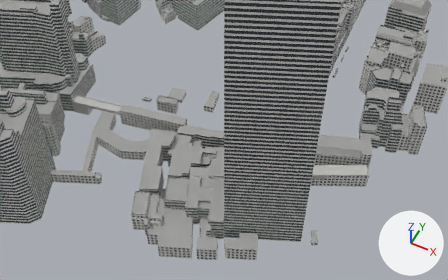
Two versions of the glTF model assets/context/core/web/context_core.glb, one commit apart.
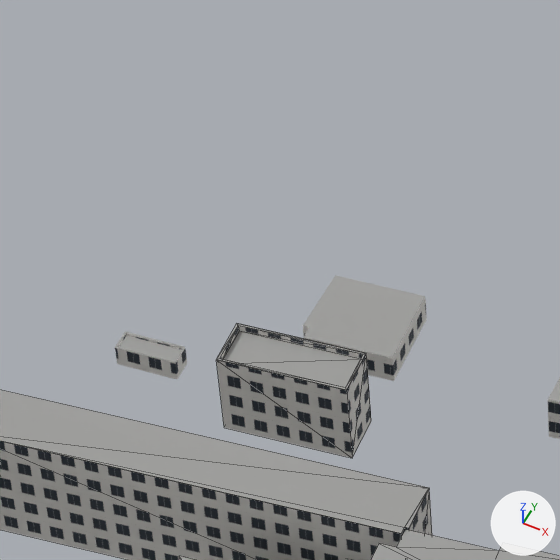
There are two pictures of each version: one from a camera (50 mm lens) standing at (261.2, -401.9, 409.4) and looking at (106.6, -92.7, 22.9), one close up on the part from 28% to 46% of the width and 17% to 46% of the height. Lighting does not change. The marker at lower right points along +X, +Y and +Z. The first two pictures are the older version. The close-ups show mesh edges as thin lines. Vertices at exactly the same position are counted once.

Names of what the first close-up shows: 'core__ctx_roof', 'core__ctx_wall_punched_b', 'station__ctx_roof', 'station__ctx_wall_punched_a' and 1 more.
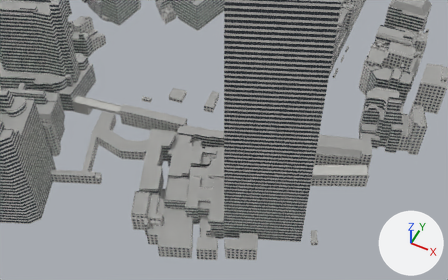
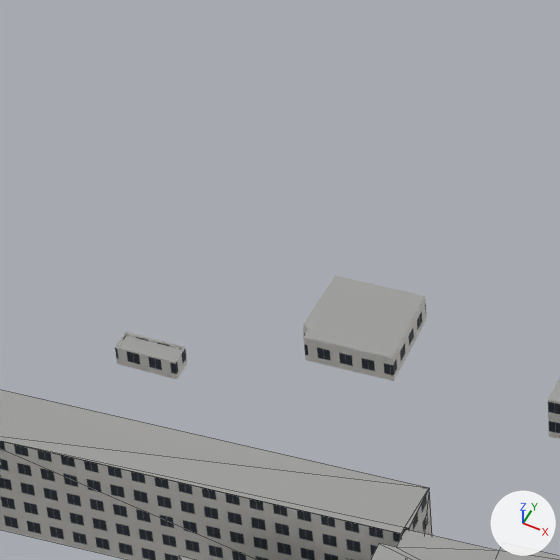
What differs and where, as boxes (x1, y1, x2, y2) in the close-ups (560 x 560 px):
```json
{"object": "station__ctx_wall_punched_a", "change": "reshaped", "before": [0, 326, 432, 560], "after": [0, 441, 432, 560]}
{"object": "station__ctx_roof", "change": "reshaped", "before": [0, 323, 560, 560], "after": [0, 390, 560, 560]}
{"part": 1, "of": "me_station__ctx_roof", "change": "deleted", "before": [217, 323, 366, 390]}
{"part": 2, "of": "me_station__ctx_roof", "change": "deleted", "before": [224, 331, 360, 388]}
{"part": 3, "of": "me_station__ctx_wall_punched_a", "change": "deleted", "before": [216, 355, 371, 458]}
{"part": 4, "of": "me_station__ctx_wall_punched_a", "change": "deleted", "before": [220, 326, 363, 359]}
```

The change, as JSON lines over the scene's bpy script:
```json
{"block": "me_station__ctx_roof", "where": "# used by ob_station__ctx_roof; location = (0.0, 0.0, 0.0)"}
{"op": "remove", "block": "me_station__ctx_roof", "code": "me_station__ctx_roof.from_pydata(...)  # 302 vertices, 260 faces; spans x 5.0..222.0, y -176.0..-31.0, z 10.0..23.0"}
{"op": "add", "block": "me_station__ctx_roof", "code": "me_station__ctx_roof.from_pydata(...)  # 290 vertices, 250 faces; spans x 5.0..222.0, y -176.0..-31.0, z 10.0..23.0"}
{"block": "me_station__ctx_roof", "change": "me_station__ctx_roof part 1: the loose piece of 8 vertices spanning x 25.0..44.0, y -69.0..-59.0, z 13.0 is deleted"}
{"block": "me_station__ctx_roof", "change": "me_station__ctx_roof part 2: the loose piece of 4 vertices spanning x 25.0..44.0, y -68.0..-59.0, z 12.0 is deleted"}
{"block": "me_station__ctx_wall_punched_a", "where": "# used by ob_station__ctx_wall_punched_a; location = (0.0, 0.0, 0.0)"}
{"op": "remove", "block": "me_station__ctx_wall_punched_a", "code": "me_station__ctx_wall_punched_a.from_pydata(...)  # 28 vertices, 28 faces; spans x 4.6..65.3, y -98.3..-59.1, z 0.1..17.3"}
{"op": "add", "block": "me_station__ctx_wall_punched_a", "code": "me_station__ctx_wall_punched_a.from_pydata(...)  # 12 vertices, 12 faces; spans x 4.6..65.3, y -98.3..-80.2, z 0.1..17.3"}
{"block": "me_station__ctx_wall_punched_a", "change": "me_station__ctx_wall_punched_a part 3: the loose piece of 8 vertices spanning x 24.9..44.0, y -68.9..-59.1, z 0.4..13.1 is deleted"}
{"block": "me_station__ctx_wall_punched_a", "change": "me_station__ctx_wall_punched_a part 4: the loose piece of 8 vertices spanning x 25.3..43.6, y -68.5..-59.4, z 12.1..13.1 is deleted"}
```
